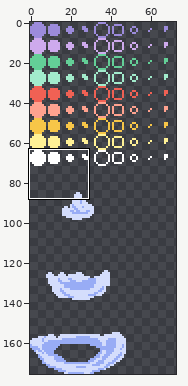
A sprite sheet gets an edit: textures/level/effect_sheet.png. Above, an overview of the earlier version with the close-up marked.
Close-up. Earlier state:
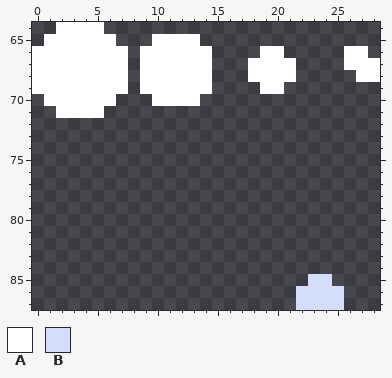
The file is 80x176 pixels. Shown: x 0..28, y 64..87. The wide view leaves out empty margins.
Palette (. is transparent): A #ffffff  B #d4ddfc
Pixels before, first column x 0:
64 ..AAAA.......................
65 .AAAAAA...AAAA...............
66 AAAAAAAA.AAAAAA....AA.....AA.
67 AAAAAAAA.AAAAAA...AAAA....AAA
68 AAAAAAAA.AAAAAA...AAAA.....AA
69 AAAAAAAA.AAAAAA....AA........
70 .AAAAAA...AAAA...............
71 ..AAAA.......................
72 .............................
73 .............................
74 .............................
75 .............................
76 .............................
77 .............................
78 .............................
79 .............................
80 .............................
81 .............................
82 .............................
83 .............................
84 .............................
85 .......................BB....
86 ......................BBBB...
87 ......................BBBB...
And afterwards:
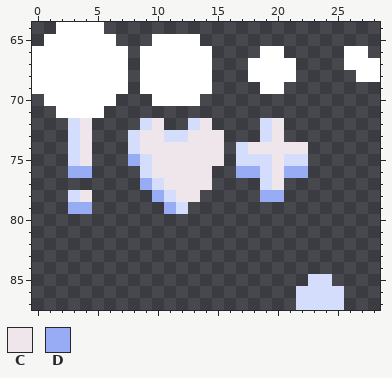
Colours new in this view: C #eee6ea  D #98acf5
The edit:
Changed rows in their new state; - is an unchanged pixel.
first column x 3:
72 BC----BC--BC----BC--
73 BC---BCCBBCCC---BC--
74 BC---BCCCCCCC-BCCCCC
75 BC---DBCCCCCC-BBBCBB
76 DD----BCCCCC--DDBCDD
77 ------DBCCCC----BC--
78 BC-----DBCC-----DD--
79 DD------DB----------
